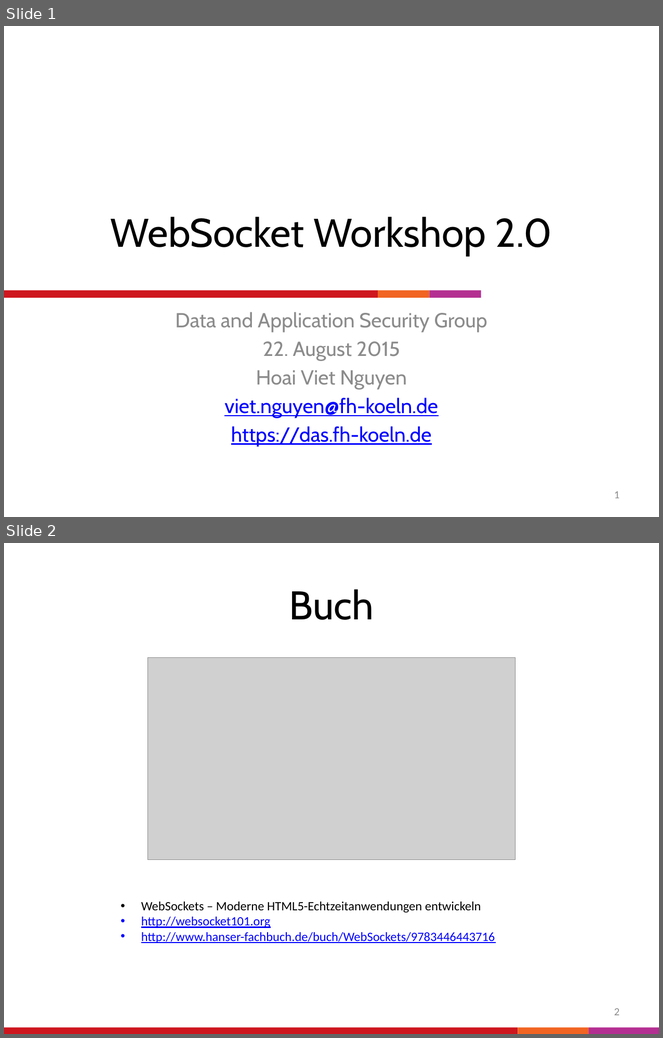
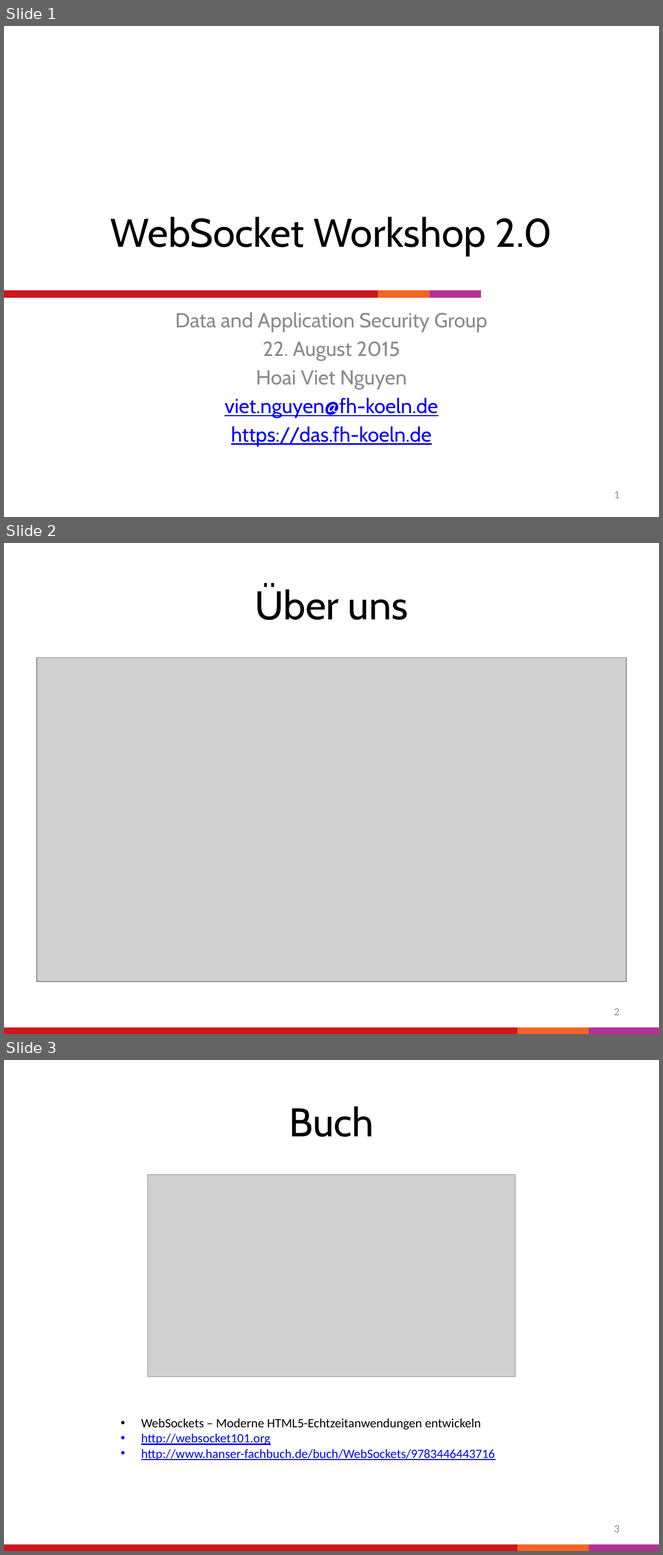
Before and after one commit to WebSocket101/WebSocket_Workshop_Froscon, a slide deck: Folien.pptx. Shown one above the other, each under a label of ours: slides 1 and 2 before the commit, slides 1, 2 and 3 after it. The pictures are 663x1038 and 663x1555 pixels, drawn with LibreOffice and Linux fonts; fonts in the diff are those of the drawing; grey boxes stand for pictures. Boxes give left, top, right and bottom in pixels: in the first picture for what was removed or moved away, otherwise in the second. Text is boxed around its words. In the diff, an @@ line names an element or a change of style, - is before the commit and + after.

```diff
--- a/Folien.pptx
+++ b/Folien.pptx
@@ slide 2 added at (4,543,659,1034), background #FFFFFF; not listed: 3 template elements that a slide beside it also shows @@
@@ title added at (255,586,408,620), 44 pt, text #000000 @@
+Über uns
@@ picture added at (37,657,626,982) @@
@@ page number added at (614,1008,620,1016), 12 pt, text #8C8C8C @@
+2
@@ what was slide 2 is now slide 3 @@
@@ page number at (614,1525,620,1533): text changed @@
-2
+3
```
Also in this commit, not shown: 1 other slide added.
